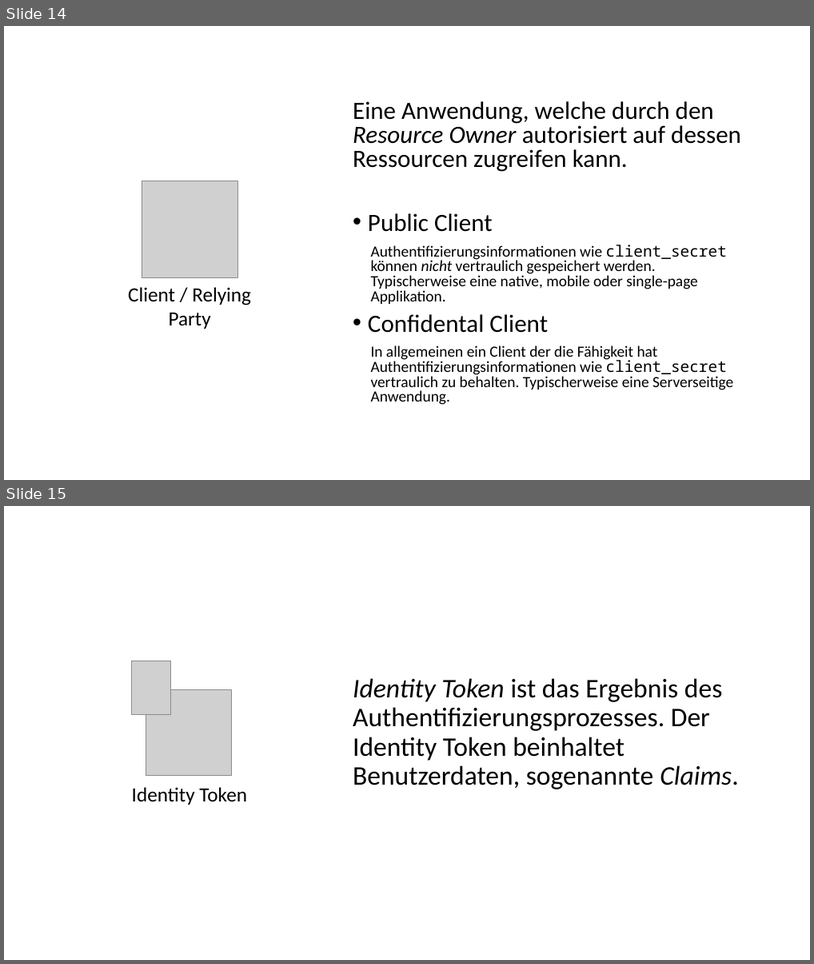
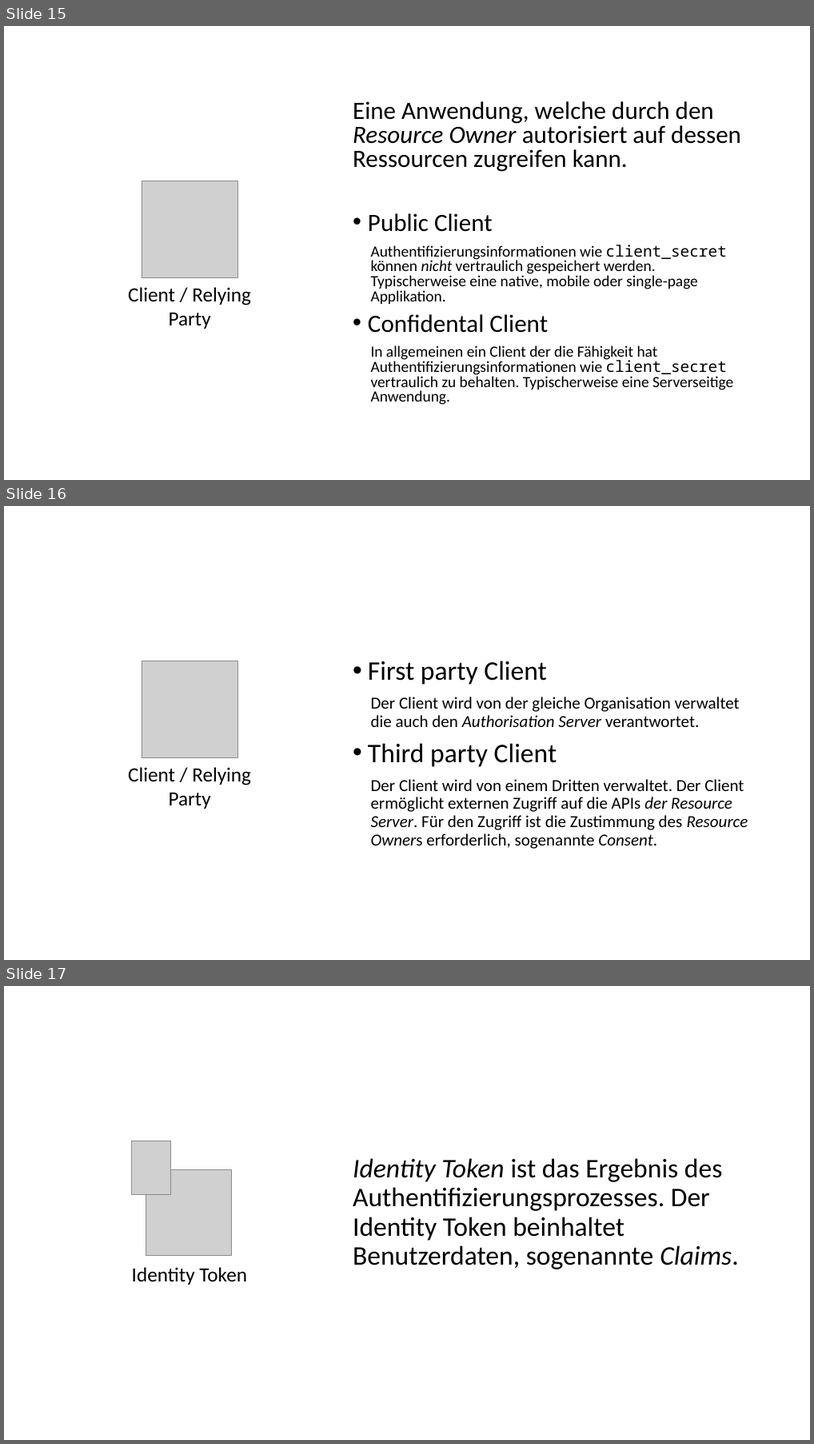
Before and after one commit to danielwagn3r/openid-workshop, a slide deck: OpenID & OAuth.pptx. Shown one above the other, each under a label of ours: slides 14 and 15 before the commit, slides 15, 16 and 17 after it. The pictures are 814x964 and 814x1444 pixels, drawn with LibreOffice and Linux fonts; fonts in the diff are those of the drawing; grey boxes stand for pictures. Boxes give left, top, right and bottom in pixels: in the first picture for what was removed or moved away, otherwise in the second. Text is boxed around its words. In the diff, an @@ line names an element or a change of style, - is before the commit and + after.

```diff
--- a/OpenID & OAuth.pptx
+++ b/OpenID & OAuth.pptx
@@ slide 16 added at [4, 506, 810, 960], background #FFFFFF @@
@@ picture added at [142, 661, 238, 757] @@
@@ text added at [368, 660, 749, 848], 20 pt, text #000000 @@
+• First party Client
+Der Client wird von der gleiche Organisation verwaltet die auch den Authorisation Server verantwortet.
+• Third party Client
+Der Client wird von einem Dritten verwaltet. Der Client ermöglicht externen Zugriff auf die APIs der Resource Server. Für den Zugriff ist die Zustimmung des Resource Owners erforderlich, sogenannte Consent.
@@ text added at [128, 767, 251, 808], 24 pt, text #000000 @@
+Client / Relying Party
@@ what was slide 14 is now slide 15 @@
@@ what was slide 15 is now slide 17 @@
```
Also in this commit, not shown: 14 slides changed, 4 other slides added, 1 slide removed.
